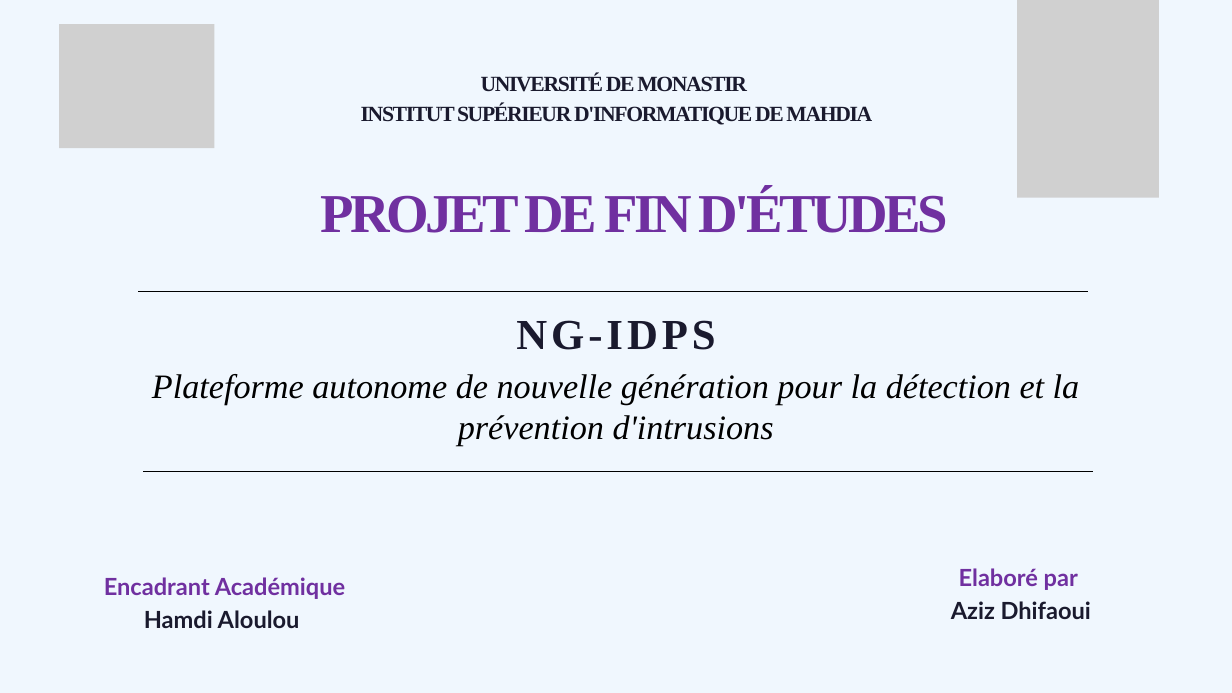
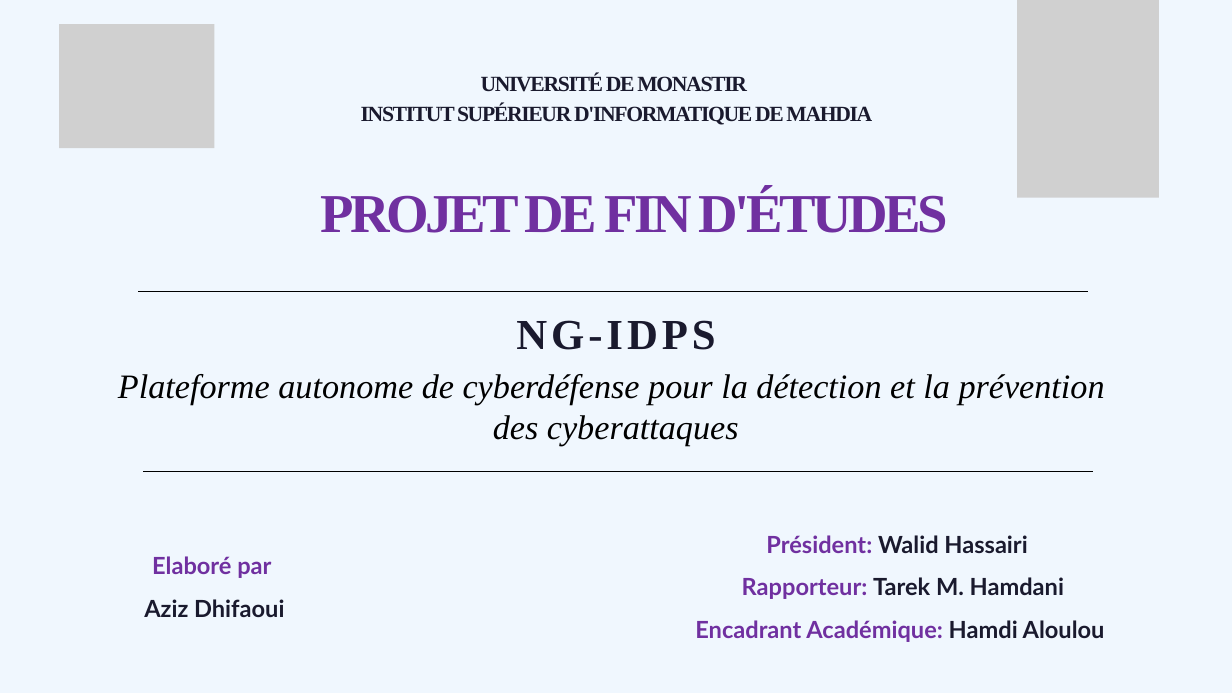
Before and after one commit to Azizos002/NG-IDPS, a slide deck: slide 1 of rapport/presentation-aziz-PFE.pptx. Drawn at 1232x693 pixels with LibreOffice and Linux fonts; fonts in the diff are those of the drawing; grey boxes stand for pictures. Boxes give left, top, right and bottom in pixels: in the first picture for what was removed or moved away, otherwise in the second. Text is boxed around its words. In the diff, an @@ line names an element or a change of style, - is before the commit and + after.

```diff
--- a/rapport/presentation-aziz-PFE.pptx
+++ b/rapport/presentation-aziz-PFE.pptx
@@ text at (x1=118, y1=374, x2=1105, y2=446): text changed @@
-Plateforme autonome de nouvelle génération pour la détection et la prévention d'intrusions
+Plateforme autonome de cyberdéfense pour la détection et la prévention
+des cyberattaques
@@ text "Elaboré par" moved from (x1=951, y1=568, x2=1091, y2=619) to (x1=144, y1=556, x2=284, y2=617) @@
@@ text "Elaboré par" at (x1=144, y1=556, x2=284, y2=617): line spacing 38.6pt to 1.5 @@
@@ text at (x1=695, y1=535, x2=1105, y2=642): text changed @@
-Encadrant Académique
-Hamdi Aloulou
+Président: Walid Hassairi
+Rapporteur: Tarek M. Hamdani
+Encadrant Académique: Hamdi Aloulou
```
Also in this commit, not shown: 12 other slides changed, 2 slides added, 7 slides removed, 4 other files.
